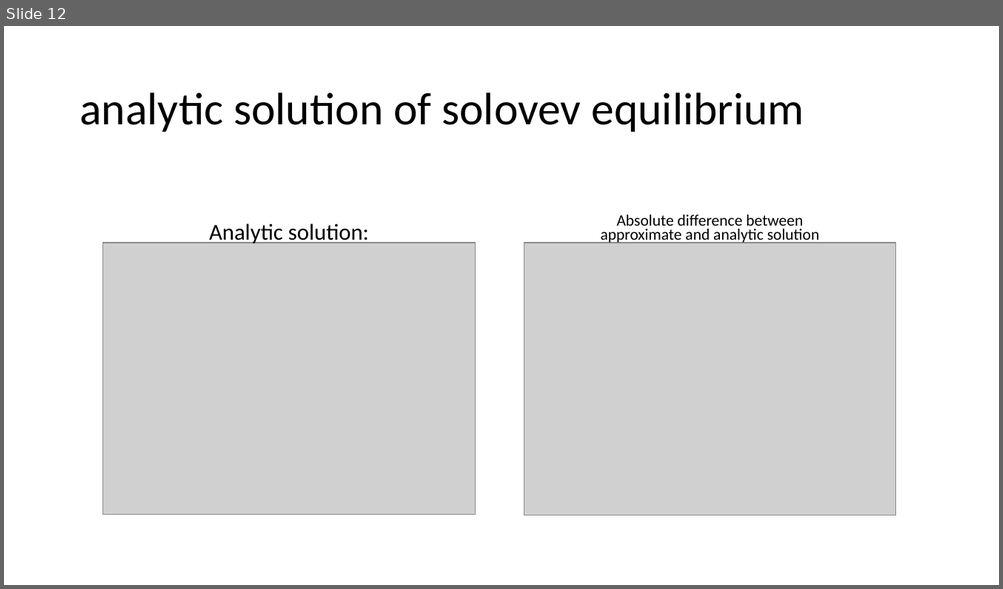
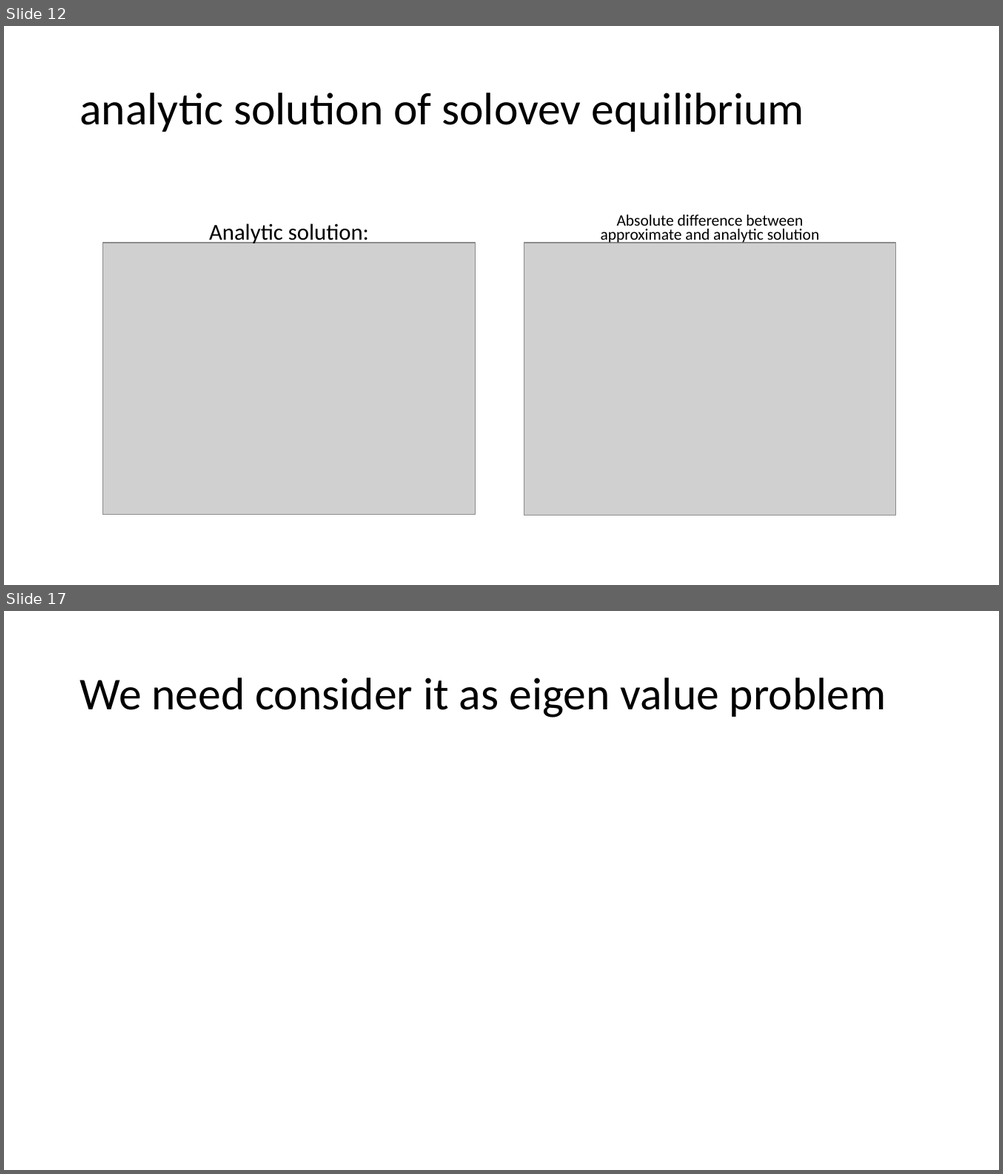
Before and after one commit to harryyudha7/thesis, a slide deck: solving GS equation.pptx. Shown one above the other, each under a label of ours: slide 12 before the commit, slides 12 and 17 after it; the slides between them are not shown. The pictures are 1003x589 and 1003x1174 pixels, drawn with LibreOffice and Linux fonts; fonts in the diff are those of the drawing; grey boxes stand for pictures. Boxes give left, top, right and bottom in pixels: in the first picture for what was removed or moved away, otherwise in the second. Text is boxed around its words. In the diff, an @@ line names an element or a change of style, - is before the commit and + after.

```diff
--- a/solving GS equation.pptx
+++ b/solving GS equation.pptx
@@ slide 17 added at [4, 611, 999, 1170], background #FFFFFF @@
@@ title added at [79, 678, 886, 718], 44 pt, text #000000 @@
+We need consider it as eigen value problem
```
Also in this commit, not shown: 13 other slides added, 2 slides removed, 4 other files.
